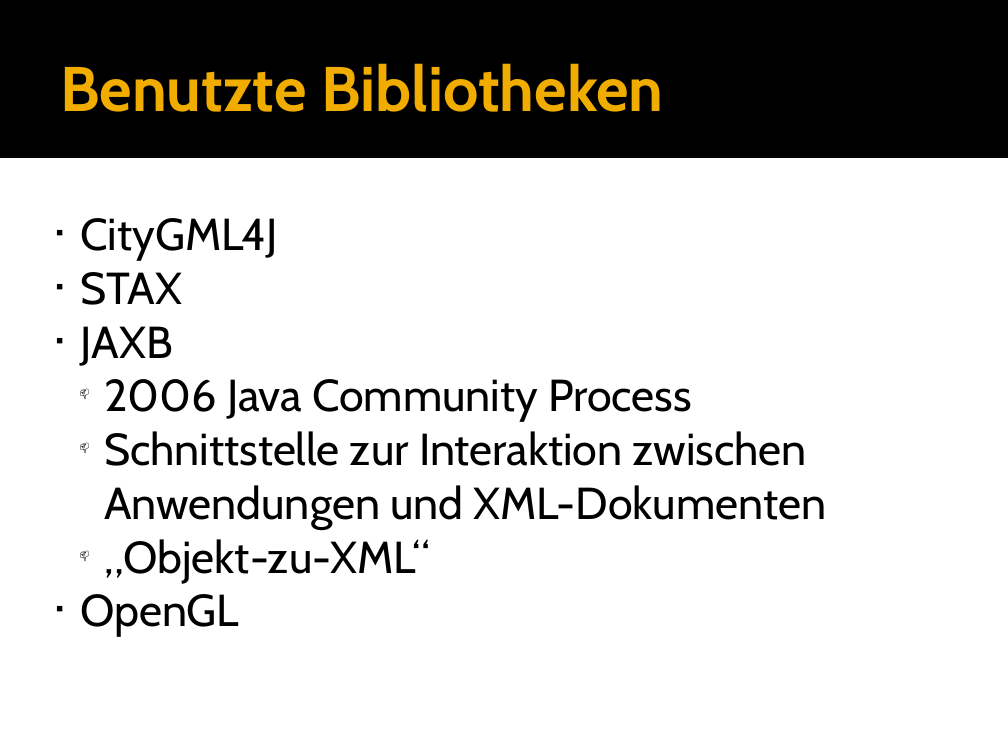
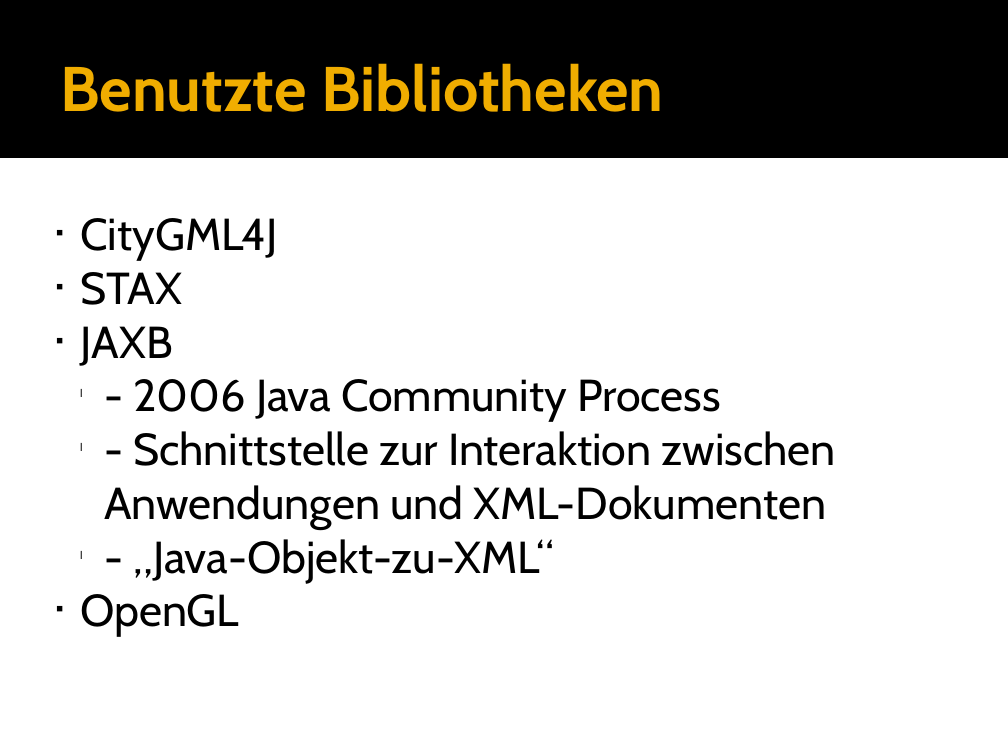
Before and after one commit to hft-swp/stuff, a slide deck: slide 5 of doku/Parser/Frank.pptx (slide 4 before the commit). Drawn at 1008x756 pixels with LibreOffice and Linux fonts; fonts in the diff are those of the drawing. Boxes give left, top, right and bottom in pixels: in the first picture for what was removed or moved away, otherwise in the second. Text is boxed around its words. In the diff, an @@ line names an element or a change of style, - is before the commit and + after.

```diff
--- a/doku/Parser/Frank.pptx
+++ b/doku/Parser/Frank.pptx
@@ text at bbox=[104, 379, 836, 583]: text changed @@
-  📫 2006 Java Community Process
-  📫 Schnittstelle zur Interaktion zwischen Anwendungen und XML-Dokumenten
-  📫 „Objekt-zu-XML“
+  l - 2006 Java Community Process
+  l - Schnittstelle zur Interaktion zwischen Anwendungen und XML-Dokumenten
+  l - „Java-Objekt-zu-XML“
```
Also in this commit, not shown: 7 other slides changed, 2 slides added, 1 slide removed, 1 other file.
